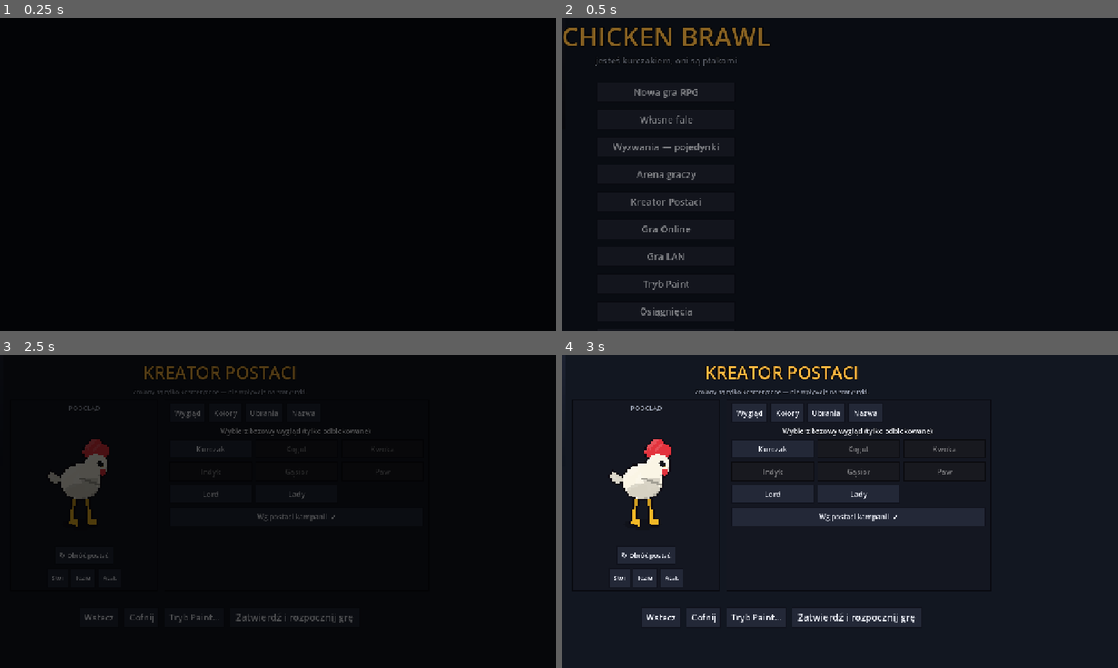
Above: before the commit, frames 1-4 (two rows, left to right).
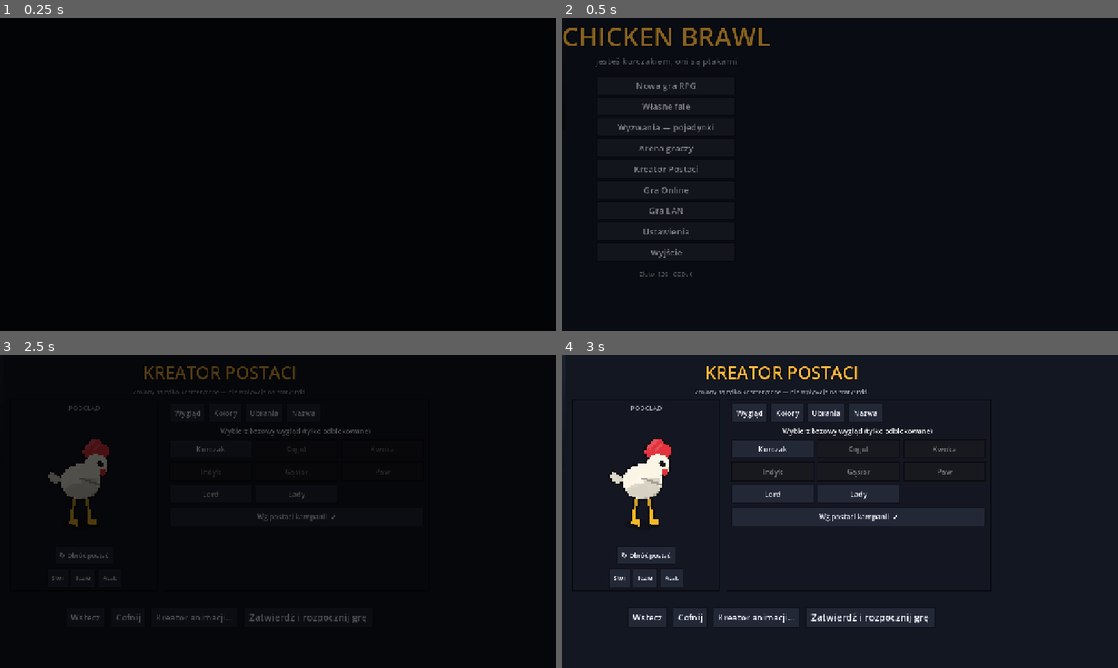
Above: after the commit, the same moments.

Repository: cezary-lonski/chickenrpg
Game: Godot game, scene res://scenes/main.tscn
The game is run twice, just before and just after one commit, with the same random seed, the same clock (stepped at 60 frames per second) and the same inputs.
Inputs (mouse positions are in pixels of both pictures, inside the frame that each line leads up to):
- Up to frame 1 (0.25 s): no input
- Up to frame 2 (0.5 s): no input
- Up to frame 3 (2.5 s): click "Nowa gra RPG" at 0.5 s; tap Enter (ui_accept) at 1.25 s; move the mouse to (400, 495) at 1.27 s; hold D (move_right) 1.28-2 s; hold U (block) 1.28-2 s; click (400, 495) at 1.42 s; tap Space (jump) at 1.52, 1.82 s; click "Nowa gra" at 2 s
- Up to frame 4 (3 s): drag from (728, 527) to (812, 574) at 2.77 s

Frame 1 is identical in both runs. In frame 2, 1.9% of the frame differs, in the area x 6-32%, y 12-96%; in frame 3, 0.5%; in frame 4, 0.7%.

Commit message:
Menu mieści się na ekranie, osiągnięcia w pauzie, usunięty tryb Paint (został kreator animacji)
Co-Authored-By: Claude Sonnet 5.5 <noreply@anthropic.com>

Diff:
--- a/autoload/flow.gd
+++ b/autoload/flow.gd
@@ -150,8 +150,6 @@
 			current = we
 			we.on_close.connect(func(): goto("menu"))
 			we.on_start.connect(_on_waves_start)
-		"achievements":
-			current = UiAchievements.new()
 		"slots":
 			current = UiSlotSelect.new()
 			(current as UiSlotSelect).on_start.connect(_on_slot_start)
@@ -566,6 +564,7 @@
 	pause_ui.restart_pressed.connect(_restart_current)
 	pause_ui.map_pressed.connect(open_travel_map)
 	pause_ui.stash_pressed.connect(open_stash)
+	pause_ui.achievements_pressed.connect(func(): _open_overlay(UiAchievements.new(), false))
 	pause_ui.arena_pressed.connect(func():
 		_hide_pause()
 		GameState.finish_run(false)
--- a/scripts/ui/ui_achievements.gd
+++ b/scripts/ui/ui_achievements.gd
@@ -1,5 +1,6 @@
 class_name UiAchievements
 extends Control
+signal on_close
 ## Ekran osiągnięć i dziennika odkryć.
 
 func _ready() -> void:
@@ -28,7 +29,7 @@
 		list.add_child(_row(d))
 	var back := UiKit.button("Wstecz", 22)
 	back.custom_minimum_size = Vector2(240, 40)
-	back.pressed.connect(func(): Audio.play("back"); Flow.goto("menu"))
+	back.pressed.connect(func(): Audio.play("back"); on_close.emit())
 	var wrap := UiKit.hbox(0)
 	wrap.alignment = BoxContainer.ALIGNMENT_CENTER
 	wrap.add_child(back)
--- a/scripts/ui/ui_character_creator.gd
+++ b/scripts/ui/ui_character_creator.gd
@@ -109,7 +109,7 @@
 	var undo := UiKit.button("Cofnij", 20, UiKit.ACCENT2)
 	undo.pressed.connect(_undo_last)
 	row.add_child(undo)
-	var paint := UiKit.button("Tryb Paint…", 20, UiKit.ACCENT2)
+	var paint := UiKit.button("Kreator animacji…", 20, UiKit.ACCENT2)
 	paint.pressed.connect(_open_paint)
 	row.add_child(paint)
 	var ok := UiKit.button("Zatwierdź" if then == "menu" else "Zatwierdź i rozpocznij grę", 22)
--- a/scripts/ui/ui_menu.gd
+++ b/scripts/ui/ui_menu.gd
@@ -9,58 +9,50 @@
 	process_mode = Node.PROCESS_MODE_ALWAYS
 	UiKit.full(self)
 	add_child(UiKit.bg_texture())
-	var center := UiKit.vbox(0)
+	var center := UiKit.vbox(2)
 	center.alignment = BoxContainer.ALIGNMENT_CENTER
 	UiKit.full(center)
 	add_child(center)
 	center.add_child(UiKit.title("CHICKEN BRAWL", 60))
 	center.add_child(UiKit.label("jesteś kurczakiem, oni są ptakami", 20, UiKit.DIM, HORIZONTAL_ALIGNMENT_CENTER))
 	center.add_child(UiKit.sep(12))
-	_continue_btn = UiKit.button("Kontynuuj", 22)
+	_continue_btn = UiKit.button("Kontynuuj", 20)
 	_continue_btn.pressed.connect(_on_continue)
 	center.add_child(_wrap(_continue_btn))
 	center.add_child(UiKit.sep(0))
-	var brpg := UiKit.button("Nowa gra RPG", 22)
+	var brpg := UiKit.button("Nowa gra RPG", 20)
 	brpg.pressed.connect(func(): Audio.play("confirm"); Flow.goto("slots"))
 	center.add_child(_wrap(brpg))
 	center.add_child(UiKit.sep(0))
-	var bwaves := UiKit.button("Własne fale", 22)
+	var bwaves := UiKit.button("Własne fale", 20)
 	bwaves.pressed.connect(_on_waves)
 	center.add_child(_wrap(bwaves))
 	center.add_child(UiKit.sep(0))
-	var bchal := UiKit.button("Wyzwania — pojedynki", 22, Color(1.0, 0.75, 0.3))
+	var bchal := UiKit.button("Wyzwania — pojedynki", 20, Color(1.0, 0.75, 0.3))
 	bchal.pressed.connect(func(): Audio.play("confirm"); Flow.start_challenge())
 	center.add_child(_wrap(bchal))
 	center.add_child(UiKit.sep(0))
-	var barena := UiKit.button("Arena graczy", 22, Color(1.0, 0.45, 0.4))
+	var barena := UiKit.button("Arena graczy", 20, Color(1.0, 0.45, 0.4))
 	barena.pressed.connect(func(): Audio.play("confirm"); Flow.goto("lan", {"arena": true}))
 	center.add_child(_wrap(barena))
 	center.add_child(UiKit.sep(0))
-	var bcreator := UiKit.button("Kreator Postaci", 22)
+	var bcreator := UiKit.button("Kreator Postaci", 20)
 	bcreator.pressed.connect(func(): Audio.play("confirm"); Flow.goto("creator"))
 	center.add_child(_wrap(bcreator))
 	center.add_child(UiKit.sep(0))
-	var bonline := UiKit.button("Gra Online", 22)
+	var bonline := UiKit.button("Gra Online", 20)
 	bonline.pressed.connect(func(): Audio.play("confirm"); Flow.goto("online"))
 	center.add_child(_wrap(bonline))
 	center.add_child(UiKit.sep(0))
-	var blan := UiKit.button("Gra LAN", 22)
+	var blan := UiKit.button("Gra LAN", 20)
 	blan.pressed.connect(func(): Audio.play("confirm"); Flow.goto("lan"))
 	center.add_child(_wrap(blan))
 	center.add_child(UiKit.sep(0))
-	var bpaint := UiKit.button("Tryb Paint", 22)
-	bpaint.pressed.connect(func(): Audio.play("confirm"); Flow.goto("paint"))
-	center.add_child(_wrap(bpaint))
-	center.add_child(UiKit.sep(0))
-	var bach := UiKit.button("Osiągnięcia", 22)
-	bach.pressed.connect(func(): Audio.play("select"); Flow.goto("achievements"))
-	center.add_child(_wrap(bach))
-	center.add_child(UiKit.sep(0))
-	var bset := UiKit.button("Ustawienia", 22)
+	var bset := UiKit.button("Ustawienia", 20)
 	bset.pressed.connect(func(): Audio.play("select"); Flow.goto("settings"))
 	center.add_child(_wrap(bset))
 	center.add_child(UiKit.sep(0))
-	var b4 := UiKit.button("Wyjście", 22)
+	var b4 := UiKit.button("Wyjście", 20)
 	b4.pressed.connect(_on_quit)
 	center.add_child(_wrap(b4))
 	center.add_child(UiKit.sep(14))
@@ -72,10 +64,10 @@
 	if _continue_btn: _continue_btn.grab_focus()
 
 func _wrap(c: Control) -> Control:
-	var cc := UiKit.panel(Color(0,0,0,0), 0)
-	cc.size_flags_horizontal = Control.SIZE_SHRINK_CENTER
+	var cc := HBoxContainer.new()
+	cc.alignment = BoxContainer.ALIGNMENT_CENTER
 	cc.add_child(c)
-	c.custom_minimum_size = Vector2(320, 40)
+	c.custom_minimum_size = Vector2(320, 38)
 	return cc
 
 func _refresh() -> void:
--- a/scripts/ui/ui_paint_editor.gd
+++ b/scripts/ui/ui_paint_editor.gd
@@ -99,7 +99,7 @@
 
 var _app: Dictionary = {}
 var _visual: CreatureVisual
-var _tab := "emblem"
+var _tab := "anim"
 var _box: VBoxContainer
 var _status: Label
 var _canvas: EmblemCanvas
@@ -136,7 +136,7 @@
 	root.offset_top = 12.0
 	root.offset_bottom = -12.0
 	add_child(root)
-	root.add_child(UiKit.title("TRYB PAINT", 40))
+	root.add_child(UiKit.title("KREATOR ANIMACJI", 40))
 	var body := UiKit.hbox(14)
 	body.size_flags_vertical = Control.SIZE_EXPAND_FILL
 	root.add_child(body)
@@ -164,13 +164,6 @@
 	body.add_child(right)
 	var rv := UiKit.vbox(8)
 	right.add_child(rv)
-	var tabs := UiKit.hbox(6)
-	rv.add_child(tabs)
-	for entry in [["emblem", "Malowanie (piksele)"], ["colors", "Kolory części"], ["anim", "Edytor animacji"]]:
-		var key := String(entry[0])
-		var tb := UiKit.button(String(entry[1]), 17)
-		tb.pressed.connect(func(): _switch_tab(key))
-		tabs.add_child(tb)
 	var scroll := ScrollContainer.new()
 	scroll.size_flags_vertical = Control.SIZE_EXPAND_FILL
 	scroll.horizontal_scroll_mode = ScrollContainer.SCROLL_MODE_DISABLED
@@ -187,14 +180,8 @@
 	var back := UiKit.button("Wróć", 20)
 	back.pressed.connect(_close)
 	row.add_child(back)
-	var save := UiKit.button("Zapisz wygląd", 20)
-	save.pressed.connect(_save_look)
-	row.add_child(save)
-	var load := UiKit.button("Wczytaj zapis", 20, UiKit.ACCENT2)
-	load.pressed.connect(_reload_look)
-	row.add_child(load)
 	_refresh_preview()
-	_switch_tab("emblem")
+	_switch_tab("anim")
 
 func _process(_delta: float) -> void:
 	if _tab == "anim" and _visual:
--- a/scripts/ui/ui_pause.gd
+++ b/scripts/ui/ui_pause.gd
@@ -15,6 +15,7 @@
 signal arena_pressed
 signal map_pressed
 signal stash_pressed
+signal achievements_pressed
 
 var _panel: PanelContainer
 var _root: Control
@@ -33,29 +34,35 @@
 	_panel.grow_horizontal = Control.GROW_DIRECTION_BOTH
 	_panel.grow_vertical = Control.GROW_DIRECTION_BOTH
 	_root.add_child(_panel)
-	var v := UiKit.vbox(5)
+	var v := UiKit.vbox(3)
 	_panel.add_child(v)
 	v.add_child(UiKit.title("PAUZA", 40))
 	v.add_child(UiKit.sep(6))
 	var first := UiKit.button("Wracaj do walki", 20)
-	first.custom_minimum_size = Vector2(360, 34)
+	first.custom_minimum_size = Vector2(606, 36)
 	first.pressed.connect(func():
 		Audio.play("confirm")
 		resume_pressed.emit())
 	v.add_child(first)
-	_btn(v, "Ekwipunek", func(): loadout_pressed.emit())
-	_attr_button = _btn(v, "Atrybuty", func(): attributes_pressed.emit(), UiKit.ACCENT2)
-	_skills_button = _btn(v, "Umiejętności", func(): skills_pressed.emit(), UiKit.ACCENT2)
-	_btn(v, "Towarzysze", func(): pets_pressed.emit(), UiKit.ACCENT2)
-	_btn(v, "Skrytka", func(): stash_pressed.emit(), UiKit.ACCENT)
-	_btn(v, "Mapa świata (M)", func(): map_pressed.emit(), UiKit.ACCENT2)
-	_btn(v, "Własne fale", func(): waves_pressed.emit(), Color(0.9, 0.5, 1.0))
-	_btn(v, "Arena graczy (LAN / online)", func(): arena_pressed.emit(), Color(1.0, 0.45, 0.4))
-	_btn(v, "Hostuj grę LAN", func(): host_pressed.emit(false), UiKit.GOOD)
-	_btn(v, "Hostuj grę online", func(): host_pressed.emit(true), UiKit.GOOD)
-	_btn(v, "Od nowa", func(): restart_pressed.emit())
-	_btn(v, "Ustawienia", func(): settings_pressed.emit())
-	_btn(v, "Wyjdź do menu", func(): menu_pressed.emit(), UiKit.BAD)
+	var g := GridContainer.new()
+	g.columns = 2
+	g.add_theme_constant_override("h_separation", 6)
+	g.add_theme_constant_override("v_separation", 4)
+	v.add_child(g)
+	_btn(g, "Ekwipunek", func(): loadout_pressed.emit())
+	_attr_button = _btn(g, "Atrybuty", func(): attributes_pressed.emit(), UiKit.ACCENT2)
+	_skills_button = _btn(g, "Umiejętności", func(): skills_pressed.emit(), UiKit.ACCENT2)
+	_btn(g, "Towarzysze", func(): pets_pressed.emit(), UiKit.ACCENT2)
+	_btn(g, "Skrytka", func(): stash_pressed.emit(), UiKit.ACCENT)
+	_btn(g, "Mapa świata (M)", func(): map_pressed.emit(), UiKit.ACCENT2)
+	_btn(g, "Osiągnięcia", func(): achievements_pressed.emit(), UiKit.ACCENT)
+	_btn(g, "Własne fale", func(): waves_pressed.emit(), Color(0.9, 0.5, 1.0))
+	_btn(g, "Arena graczy (LAN / online)", func(): arena_pressed.emit(), Color(1.0, 0.45, 0.4))
+	_btn(g, "Hostuj grę LAN", func(): host_pressed.emit(false), UiKit.GOOD)
+	_btn(g, "Hostuj grę online", func(): host_pressed.emit(true), UiKit.GOOD)
+	_btn(g, "Od nowa", func(): restart_pressed.emit())
+	_btn(g, "Ustawienia", func(): settings_pressed.emit())
+	_btn(g, "Wyjdź do menu", func(): menu_pressed.emit(), UiKit.BAD)
 	v.add_child(UiKit.sep(6))
 	var t := UiKit.label("WASD ruch · Shift sprint · J lekki · K ciężki · L unik · U blok · I rzut · O furia\n1-6 skile · E rozmowa/użycie · Q dziennik · T umiejętności", 13, UiKit.DIM, HORIZONTAL_ALIGNMENT_CENTER)
 	v.add_child(t)
@@ -100,8 +107,8 @@
 	_attr_button.disabled = points <= 0
 
 func _btn(parent: Control, text: String, cb: Callable, col: Color = UiKit.ACCENT) -> Button:
-	var b := UiKit.button(text, 20, col)
-	b.custom_minimum_size = Vector2(360, 34)
+	var b := UiKit.button(text, 17, col)
+	b.custom_minimum_size = Vector2(300, 34)
 	b.pressed.connect(func():
 		Audio.play("confirm")
 		cb.call())
Not shown, changed: README.md
